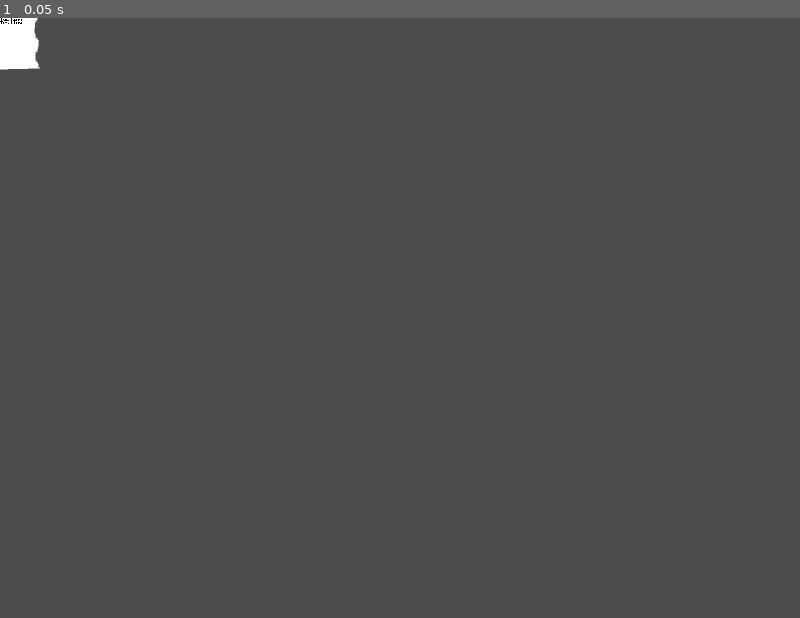
Above: before the commit, frame 1.
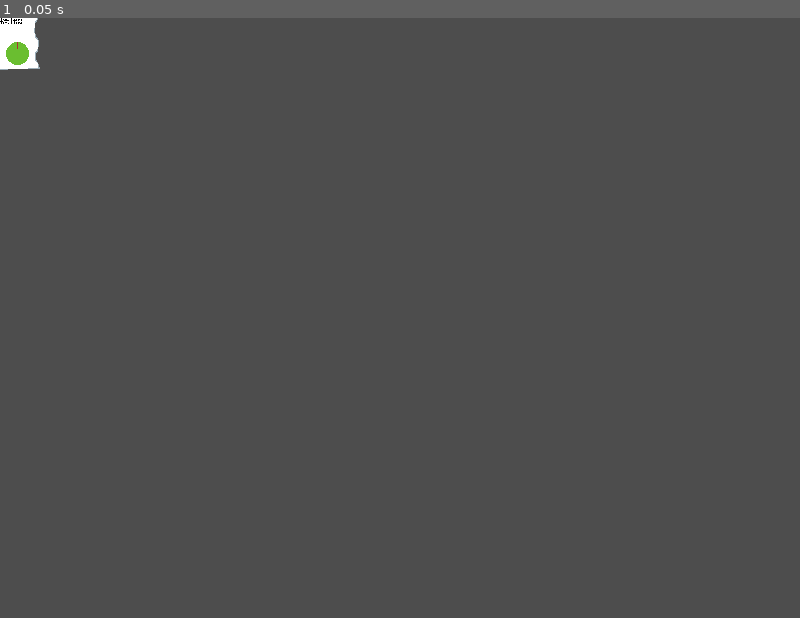
Above: after the commit, the same moment.

Repository: lganic/IEEE-GameJam-2026
Game: Godot game, scene res://scenes/ReceiptTicket.tscn
The game is run twice, just before and just after one commit, with the same random seed, the same clock (stepped at 60 frames per second) and the same inputs. This scene is started directly instead of the project's main scene.
Inputs:
- Up to frame 1 (0.05 s): no input

The runs differ from the first frame. In frame 1, less than 0.1% of the frame differs, in the area x 0-4%, y 4-8%.

Commit message:
added max lifetime to receipts

Diff:
--- a/project.godot
+++ b/project.godot
@@ -8,11 +8,15 @@
 
 config_version=5
 
+[animation]
+
+compatibility/default_parent_skeleton_in_mesh_instance_3d=true
+
 [application]
 
 config/name="FIT IEEE Southeast Con Software Compeition"
-run/main_scene="uid://c4cg32n2py332"
-config/features=PackedStringArray("4.5", "Forward Plus")
+run/main_scene="uid://bk75s1dq66fur"
+config/features=PackedStringArray("4.6", "Forward Plus")
 config/icon="res://icon.svg"
 
 [autoload]
--- a/scenes/ReceiptTicket.tscn
+++ b/scenes/ReceiptTicket.tscn
@@ -2,6 +2,8 @@
 
 [ext_resource type="Texture2D" uid="uid://ci08hn2ilc320" path="res://assets/receipt.png" id="1_bsmi7"]
 [ext_resource type="Script" uid="uid://cp2dadurx35f0" path="res://scripts/ReceiptTicket.gd" id="1_mivok"]
+[ext_resource type="Texture2D" uid="uid://cuww8pahmlkm3" path="res://assets/whee-redl.png" id="3_xby6v"]
+[ext_resource type="Texture2D" uid="uid://bv36u3ih24poh" path="res://assets/whee-greenl.png" id="4_t7ms1"]
 
 [node name="ReceiptTicket" type="Control" unique_id=1669881172]
 layout_mode = 3
@@ -31,3 +33,17 @@
 Testing[/font_size][/color][/font]"
 fit_content = true
 scroll_active = false
+
+[node name="LifetimePie" type="TextureProgressBar" parent="." unique_id=1522405716]
+layout_mode = 0
+offset_left = 6.0
+offset_top = 24.000002
+offset_right = 56.0
+offset_bottom = 74.0
+scale = Vector2(0.465, 0.465)
+max_value = 1.0
+step = 0.001
+value = 0.25
+fill_mode = 4
+texture_under = ExtResource("3_xby6v")
+texture_progress = ExtResource("4_t7ms1")
--- a/scripts/ReceiptTicket.gd
+++ b/scripts/ReceiptTicket.gd
@@ -1,17 +1,44 @@
 extends Control
+
+signal expired(order_uid: int)
 
 @onready var label: RichTextLabel = $RichTextLabel
 @onready var texture_rect: TextureRect = $TextureRect
+@onready var lifetime_pie: TextureProgressBar = $LifetimePie
 
 var order_uid: int
 var item_id: String
 
-func setup(p_order_uid: int, p_item_id: String, display_text: String) -> void:
+var total_lifetime: float = 10.0
+var remaining_lifetime: float = 10.0
+var is_expiring := false
+
+func setup(p_order_uid: int, p_item_id: String, display_text: String, lifetime: float) -> void:
 	order_uid = p_order_uid
 	item_id = p_item_id
+	total_lifetime = lifetime
+	remaining_lifetime = lifetime
 
 	label.bbcode_enabled = true
 	label.text = "[font=res://fonts/retro-font.ttf][color=#000000][font_size=32]%s[/font_size][/color][/font]" % display_text
+
+	_update_lifetime_ui()
+
+func _process(delta: float) -> void:
+	if is_expiring:
+		return
+
+	remaining_lifetime -= delta
+	remaining_lifetime = max(remaining_lifetime, 0.0)
+	_update_lifetime_ui()
+
+	if remaining_lifetime <= 0.0:
+		is_expiring = true
+		expired.emit(order_uid)
+
+func _update_lifetime_ui() -> void:
+	if lifetime_pie:
+		lifetime_pie.value = remaining_lifetime / total_lifetime
 
 func move_to(target_pos: Vector2, duration: float = 0.25) -> void:
 	var tween = create_tween()
@@ -25,3 +52,13 @@
 	tween.tween_property(self, "modulate:a", 0.0, 0.2)
 	tween.tween_property(self, "scale", Vector2(0.8, 0.8), 0.2)
 	tween.finished.connect(queue_free)
+
+func play_expire_and_disappear() -> void:
+	is_expiring = true
+
+	var tween = create_tween()
+	tween.set_parallel(true)
+	tween.tween_property(self, "modulate:a", 0.0, 0.25)
+	tween.tween_property(self, "scale", Vector2(0.7, 0.7), 0.25)
+	tween.tween_property(self, "rotation", deg_to_rad(10), 0.25)
+	tween.finished.connect(queue_free)
--- a/scripts/order_manager.gd
+++ b/scripts/order_manager.gd
@@ -46,7 +46,10 @@
 	var receipt = receipt_scene.instantiate()
 	add_child(receipt)
 
-	receipt.setup(order["order_uid"], item_id, order_text.get(item_id, item_id))
+	receipt.setup(order["order_uid"], item_id, order_text.get(item_id, item_id), 120) # 120 is lifetime
+
+	receipt.expired.connect(_on_receipt_expired)
+
 	receipt_nodes.append(receipt)
 
 	_reflow_receipts()
@@ -65,13 +68,17 @@
 
 	return false
 
-func _remove_order_at(index: int) -> void:
+func _remove_order_at(index: int, expired: bool = false) -> void:
 	active_orders.remove_at(index)
 
 	var receipt = receipt_nodes[index]
 	receipt_nodes.remove_at(index)
 
-	receipt.play_complete_and_disappear()
+	if expired:
+		receipt.play_expire_and_disappear()
+	else:
+		receipt.play_complete_and_disappear()
+
 	_reflow_receipts()
 
 @export var possible_orders: Array[String] = ["sand-bacon-jazza", "sand-bacon-jazza-cooked"]
@@ -86,3 +93,9 @@
 	print("Adding " + item_id)
 
 	add_order(item_id)
+
+func _on_receipt_expired(order_uid: int) -> void:
+	for i in range(active_orders.size()):
+		if active_orders[i]["order_uid"] == order_uid:
+			_remove_order_at(i, true)
+			return
Binary file added: assets/whee-greenl.png
Not shown, added: assets/whee-greenl.png.import
Binary file added: assets/whee-redl.png
Not shown, added: assets/whee-redl.png.import
